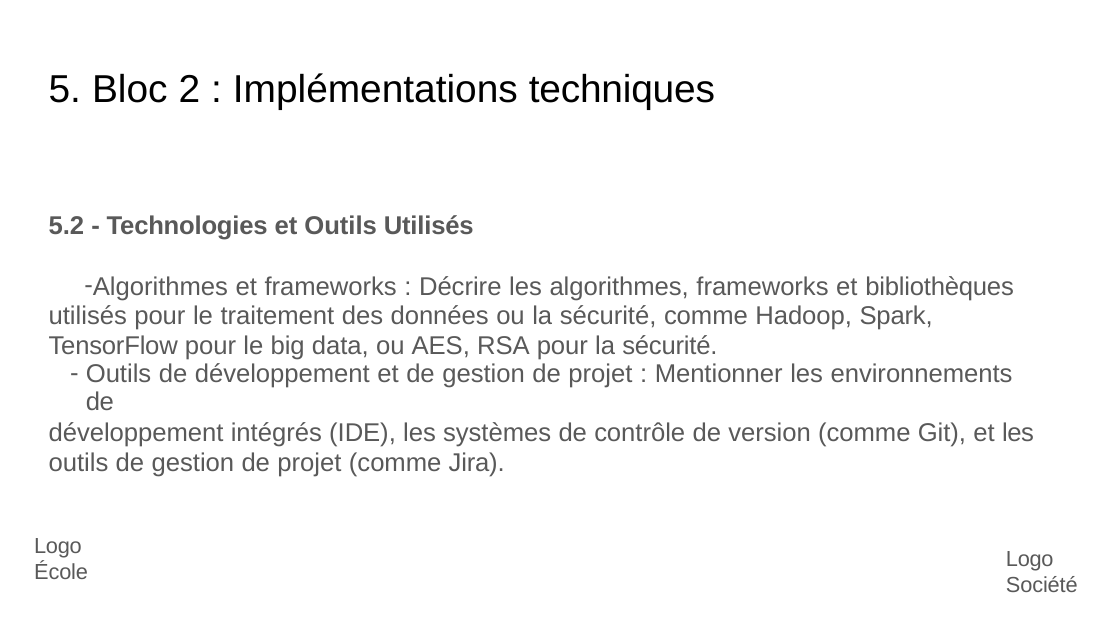
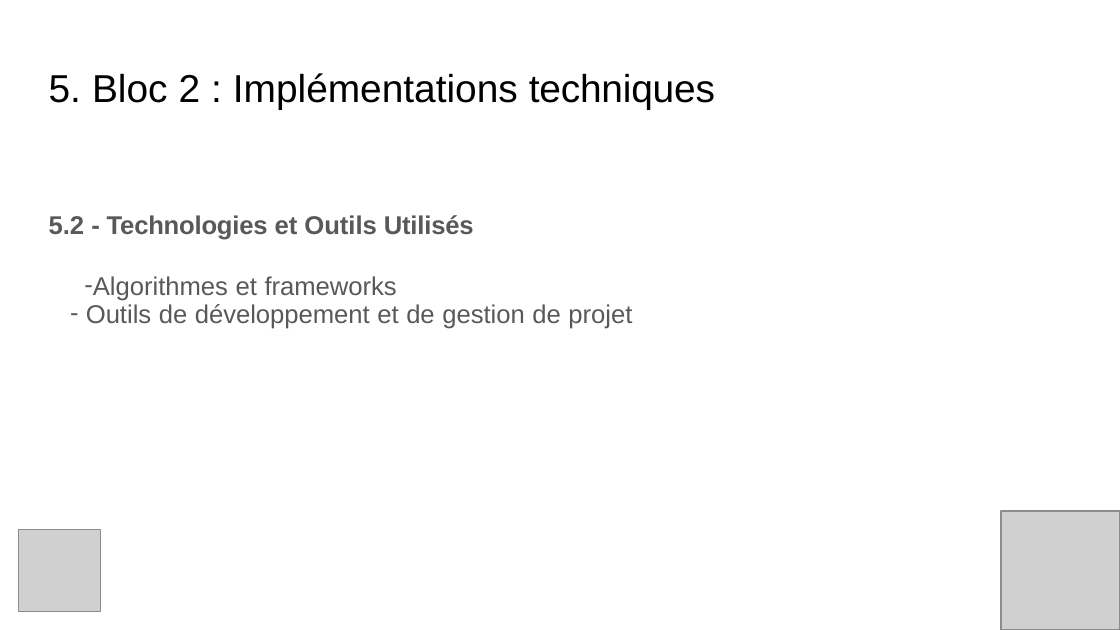
Before and after one commit to TheGeogeo/m2_ia_perso, a slide deck: slide 15 of A rendre/Georges_Coudrier_exam_slides.pptx. Drawn at 1120x630 pixels with LibreOffice and Linux fonts; fonts in the diff are those of the drawing; grey boxes stand for pictures. Boxes give left, top, right and bottom in pixels: in the first picture for what was removed or moved away, otherwise in the second. Text is boxed around its words. In the diff, an @@ line names an element or a change of style, - is before the commit and + after.

```diff
--- a/A rendre/Georges_Coudrier_exam_slides.pptx
+++ b/A rendre/Georges_Coudrier_exam_slides.pptx
@@ text at [84, 276, 632, 329]: text changed @@
-– Algorithmes et frameworks : Décrire les algorithmes, frameworks et bibliothèques utilisés pour le traitement des données ou la sécurité, comme Hadoop, Spark, TensorFlow pour le big data, ou AES, RSA pour la sécurité.
-– Outils de développement et de gestion de projet : Mentionner les environnements de
-développement intégrés (IDE), les systèmes de contrôle de version (comme Git), et les outils de gestion de projet (comme Jira).
+– Algorithmes et frameworks
+– Outils de développement et de gestion de projet
@@ picture added at [19, 530, 101, 612] @@
@@ text removed at [34, 538, 88, 579] @@
-Logo École
@@ picture added at [1001, 511, 1120, 629] @@
@@ text removed at [1006, 551, 1078, 592] @@
-Logo Société
```
Also in this commit, not shown: 10 other slides changed.
